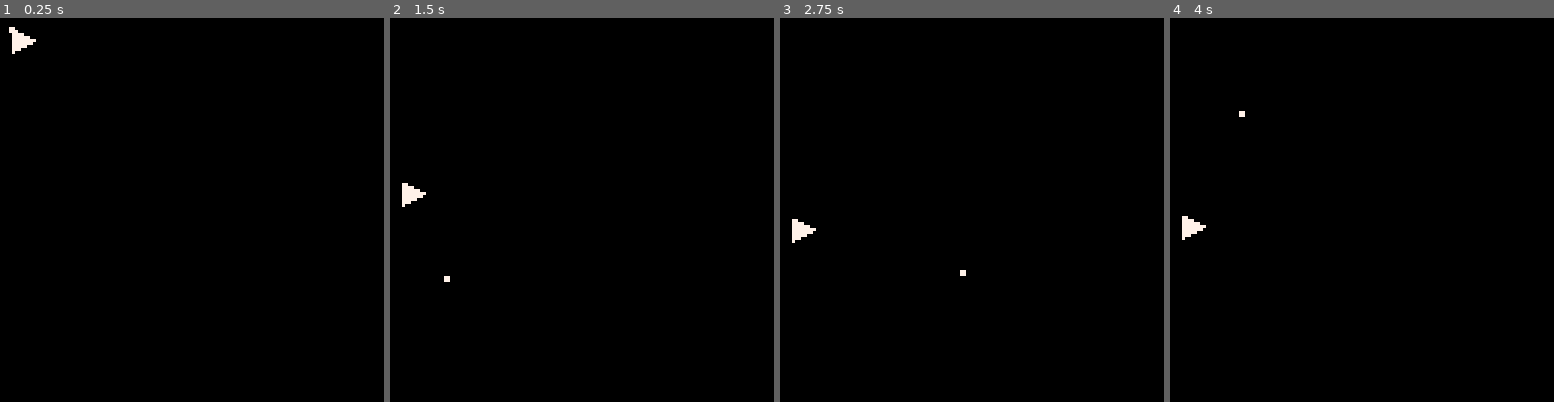
Above: before the commit, frames 1-4 (left to right).
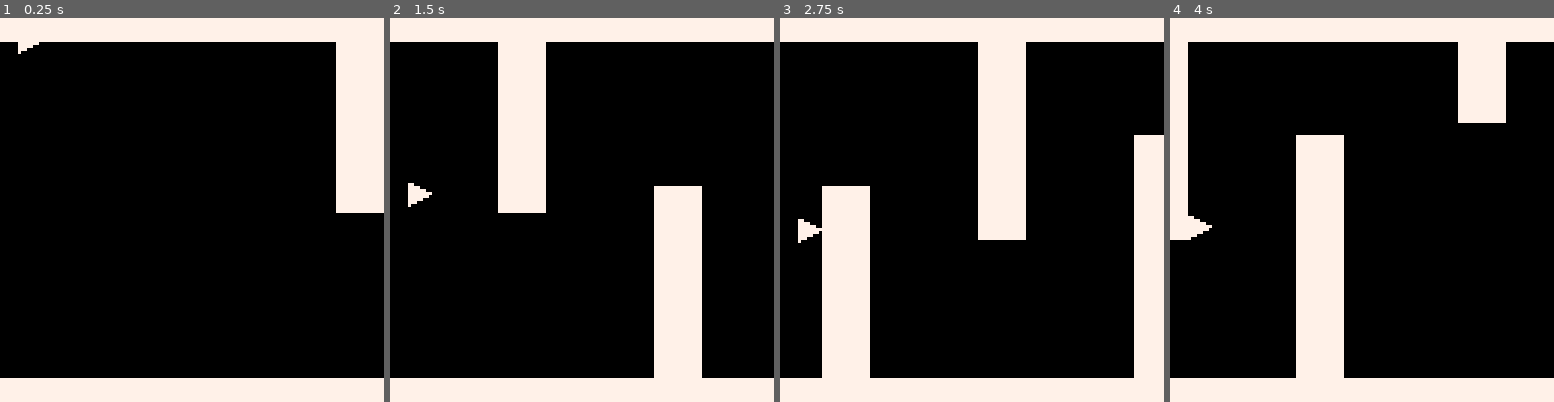
Above: after the commit, the same moments.

Repository: IAndra25/pico8_project
Game: PICO-8 cartridge wip.p8
Same seed, same stepped clock (60 frames per second), same inputs: the game is played once before the commit and once after it.
Inputs (mouse positions are in pixels of both pictures, inside the frame that each line leads up to):
- Up to frame 1 (0.25 s): no input
- Up to frame 2 (1.5 s): click (670, 121) at 0.67 s; click (436, 267) at 1.22 s
- Up to frame 3 (2.75 s): click (887, 114) at 1.77 s; click (952, 259) at 2.32 s
- Up to frame 4 (4 s): click (1404, 106) at 2.87 s; click (1465, 256) at 3.42 s; click (1231, 102) at 3.97 s

The runs differ from the first frame. In frame 1, 18% of the frame differs, in the area x 0-100%, y 0-100%; in frame 2, 25%; in frame 3, 30%; in frame 4, 25%.

Commit message:
Update wip.p8

Diff:
--- a/wip.p8
+++ b/wip.p8
@@ -6,24 +6,51 @@
 printh('HELLO DEBUG!')
 
 function _init()
+
+poke(0x5f2d,1)
+
 mx=0
 my=8
 
 player = {
 sp=1,
-x=4,
+x=6,
 y=8,
 w=8,
 h=8,
-dx=0,
-dy=0,
 died=false
 }
 
-poke(0x5f2d,1)
+pipes = {}
+
+ add(pipes, new_pipe(128, "down"))
+ add(pipes, new_pipe(180, "up"))
+ add(pipes, new_pipe(232, "down"))
+ add(pipes, new_pipe(284, "up"))
 
 end
 
+function new_pipe(x, dir)
+ local h = flr(rnd(40)) + 50
+
+ if dir == "down" then
+  return {
+   x = x,
+   y = 0,
+   w = 16,
+   h = h,
+   dir = dir
+  }
+ else
+  return {
+   x = x,
+   y = 128 - h,
+   w = 16,
+   h = h,
+   dir = dir
+  }
+ end
+end
 
 function _update()
 my=stat(33)
@@ -32,14 +59,60 @@
  -- delayed follow
  player.y += (my-player.y)*0.08
 
+  for p in all(pipes) do
+  	p.x -= 2
+
+  if p.x + p.w < 0 then
+   p.x = get_farthest_pipe() + 52
+   reset_pipe(p)
+  end
+ end
+
 end
 
 
 function _draw()
  cls()
  map(0,0)
- spr(1,player.x,player.y)
- spr(2,mx,my)
+ spr(player.sp,player.x,player.y)
+ --spr(2,mx,my)
+
+ for p in all(pipes) do
+  rectfill(p.x, p.y, p.x+p.w-1, p.y+p.h-1, 7)
+ end
+
+end
+
+function draw_pipes(x, y, h)
+ spr(4,x,y,3,3)
+
+ for i=1,h-2 do
+  spr(6,x,y + i*8,3,3)
+ end
+
+ spr(11,x,y + (h-1)*8,3,3)
+end
+
+function reset_pipe(p)
+ p.h = flr(rnd(40)) + 24
+
+ if rnd(1) < 0.5 then
+  p.dir = "down"
+  p.y = 0
+ else
+  p.dir = "up"
+  p.y = 128 - p.h
+ end
+end
+
+function get_farthest_pipe()
+ local farthest = 0
+ for p in all(pipes) do
+  if p.x > farthest then
+   farthest = p.x
+  end
+ end
+ return farthest
 end
 
 
@@ -51,3 +124,43 @@
 
 
 
+…(23 lines of a section not shown)…
+__map__
+0303030303030303030303030303030303030303030303000000000000000000000000000000000000000000000000000000000000000000000000000000000000000000000000000000000000000000000000000000000000000000000000000000000000000000000000000000000000000000000000000000000000000000
+0000000000000000000000000000000000000000000000000000000000000000000000000000000000000000000000000000000000000000000000000000000000000000000000000000000000000000000000000000000000000000000000000000000000000000000000000000000000000000000000000000000000000000
+0000000000000000000000000000000000000000000000000000000000000000000000000000000000000000000000000000000000000000000000000000000000000000000000000000000000000000000000000000000000000000000000000000000000000000000000000000000000000000000000000000000000000000
+0000000000000000000000000000000000000000000000000000000000000000000000000000000000000000000000000000000000000000000000000000000000000000000000000000000000000000000000000000000000000000000000000000000000000000000000000000000000000000000000000000000000000000
+0000000000000000000000000000000000000000000000000000000000000000000000000000000000000000000000000000000000000000000000000000000000000000000000000000000000000000000000000000000000000000000000000000000000000000000000000000000000000000000000000000000000000000
+0000000000000000000000000000000000000000000000000000000000000000000000000000000000000000000000000000000000000000000000000000000000000000000000000000000000000000000000000000000000000000000000000000000000000000000000000000000000000000000000000000000000000000
+0000000000000000000000000000000000000000000000000000000000000000000000000000000000000000000000000000000000000000000000000000000000000000000000000000000000000000000000000000000000000000000000000000000000000000000000000000000000000000000000000000000000000000
+0000000000000000000000000000000000000000000000000000000000000000000000000000000000000000000000000000000000000000000000000000000000000000000000000000000000000000000000000000000000000000000000000000000000000000000000000000000000000000000000000000000000000000
+0000000000000000000000000000000000000000000000000000000000000000000000000000000000000000000000000000000000000000000000000000000000000000000000000000000000000000000000000000000000000000000000000000000000000000000000000000000000000000000000000000000000000000
+0000000000000000000000000000000000000000000000000000000000000000000000000000000000000000000000000000000000000000000000000000000000000000000000000000000000000000000000000000000000000000000000000000000000000000000000000000000000000000000000000000000000000000
+0000000000000000000000000000000000000000000000000000000000000000000000000000000000000000000000000000000000000000000000000000000000000000000000000000000000000000000000000000000000000000000000000000000000000000000000000000000000000000000000000000000000000000
+0000000000000000000000000000000000000000000000000000000000000000000000000000000000000000000000000000000000000000000000000000000000000000000000000000000000000000000000000000000000000000000000000000000000000000000000000000000000000000000000000000000000000000
+0000000000000000000000000000000000000000000000000000000000000000000000000000000000000000000000000000000000000000000000000000000000000000000000000000000000000000000000000000000000000000000000000000000000000000000000000000000000000000000000000000000000000000
+0000000000000000000000000000000000000000000000000000000000000000000000000000000000000000000000000000000000000000000000000000000000000000000000000000000000000000000000000000000000000000000000000000000000000000000000000000000000000000000000000000000000000000
+0000000000000000000000000000000000000000000000000000000000000000000000000000000000000000000000000000000000000000000000000000000000000000000000000000000000000000000000000000000000000000000000000000000000000000000000000000000000000000000000000000000000000000
+0303030303030303030303030303030303030303030303000000000000000000000000000000000000000000000000000000000000000000000000000000000000000000000000000000000000000000000000000000000000000000000000000000000000000000000000000000000000000000000000000000000000000000
Not shown, changed: 32 lines of the sprite sheet (__gfx__) section of wip.p8
